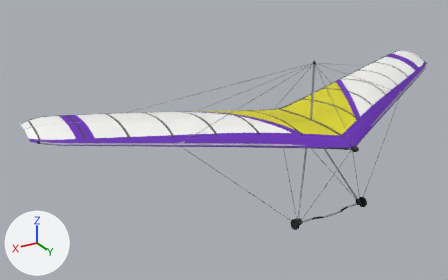
Two versions of the glTF model assets/models/glider_condor_crex3.glb, one commit apart.
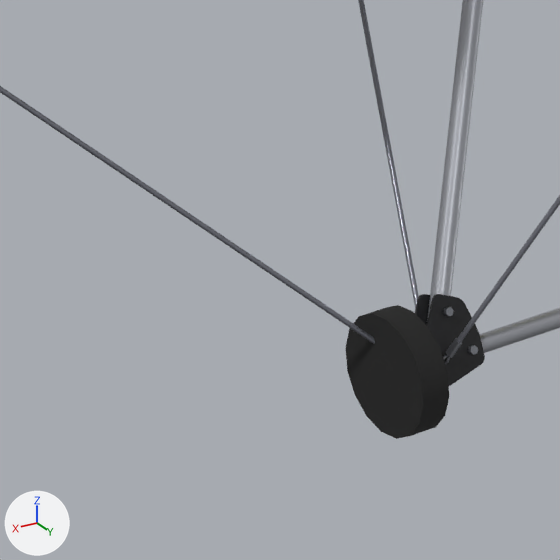
The first picture shows the older version from a camera (50 mm lens) standing at (6.98, 8.47, 4.45) and looking at (1.25, -1.08, -0.32). The close-ups show the older and then the newer version on the part from 58% to 69% of the width and 69% to 86% of the height of that picture. Only the edits that show in the close-ups are written down. The lights are fixed; the arrows at lower left show +X, +Y and +Z. Vertices at exactly the same position are counted once.

Objects in the first close-up: 'ControlFrame'.
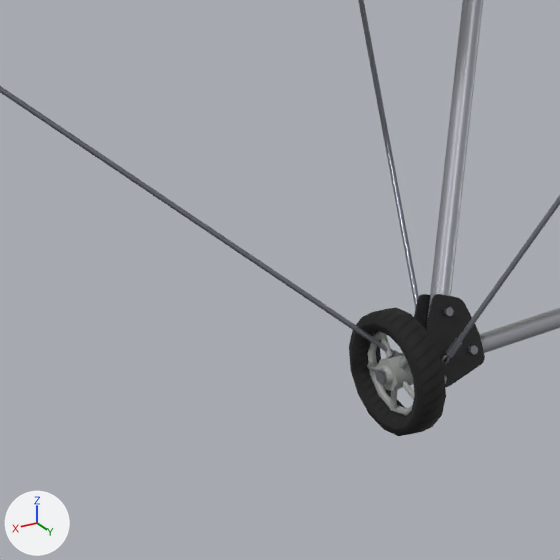
Pixel boxes (x1, y1, x2, y2) of what changed, in the close-ups (560 x 560 px):
```json
{"object": "ControlFrame", "change": "reshaped", "before": [0, 0, 560, 439], "after": [0, 0, 560, 436]}
{"part": 1, "of": "me_controlframe", "change": "added", "after": [375, 369, 388, 385]}
{"part": 2, "of": "me_controlframe", "change": "added", "after": [377, 353, 414, 391]}
{"part": 3, "of": "me_controlframe", "change": "added", "after": [379, 365, 393, 385]}
{"part": 4, "of": "me_controlframe", "change": "cut back", "before": [346, 305, 448, 439], "after": [349, 307, 446, 436]}
```

Scene script edits in JSON lines:
```json
{"op": "add", "block": "mat_wheelrim", "code": ["mat_wheelrim = principled_material('WheelRim')", "mat_wheelrim.base_color = (0.342, 0.355, 0.342)  # grey #9ea19e"]}
{"block": "me_controlframe", "where": "# used by ob_controlframe; location = (0.0, 0.0, 0.0)"}
{"op": "remove", "block": "me_controlframe", "code": "me_controlframe.from_pydata(...)  # 1976 vertices, 3636 faces; spans x -2.64..2.64, y -1.11..1.16, z -1.54..0.19"}
{"op": "add", "block": "me_controlframe", "code": "me_controlframe.from_pydata(...)  # 2456 vertices, 4532 faces; spans x -2.64..2.64, y -1.11..1.16, z -1.54..0.19"}
{"block": "me_controlframe", "change": "me_controlframe part 1: a new loose piece, a 6-sided cylinder along x spanning x 0.846..0.854, y 0.7003..0.7233, z -1.4453..-1.4254, in mat_steel (grey #9ea1a8)"}
{"block": "me_controlframe", "change": "me_controlframe part 2: a new loose piece, an 8-sided cylinder along x spanning x 0.8..0.84, y 0.686..0.738, z -1.461..-1.409, in mat_wheelrim (grey #9ea19e)"}
{"block": "me_controlframe", "change": "me_controlframe part 3: a new loose piece, an 8-sided cut cone along x (radius 0.021 at the low end, 0.014 at the high end) spanning x 0.832..0.847, y 0.691..0.733, z -1.456..-1.414, in mat_wheelrim (grey #9ea19e)"}
{"block": "me_controlframe", "change": "me_controlframe part 4: 8 vertices moved within x 0.79, y 0.7..0.72, z -1.44..-1.43; 14 vertices removed from x 0.8..0.84, y 0.64..0.78, z -1.54..-1.34; 210 vertices added at x 0.79..0.85, y 0.61..0.81, z -1.54..-1.34"}
{"block": "me_controlframe", "change": "other edits to the shape of me_controlframe do not show in these pictures"}
{"op": "add", "block": "me_controlframe", "code": "me_controlframe.materials.append(mat_wheelrim)  # grey #9ea19e"}
```
